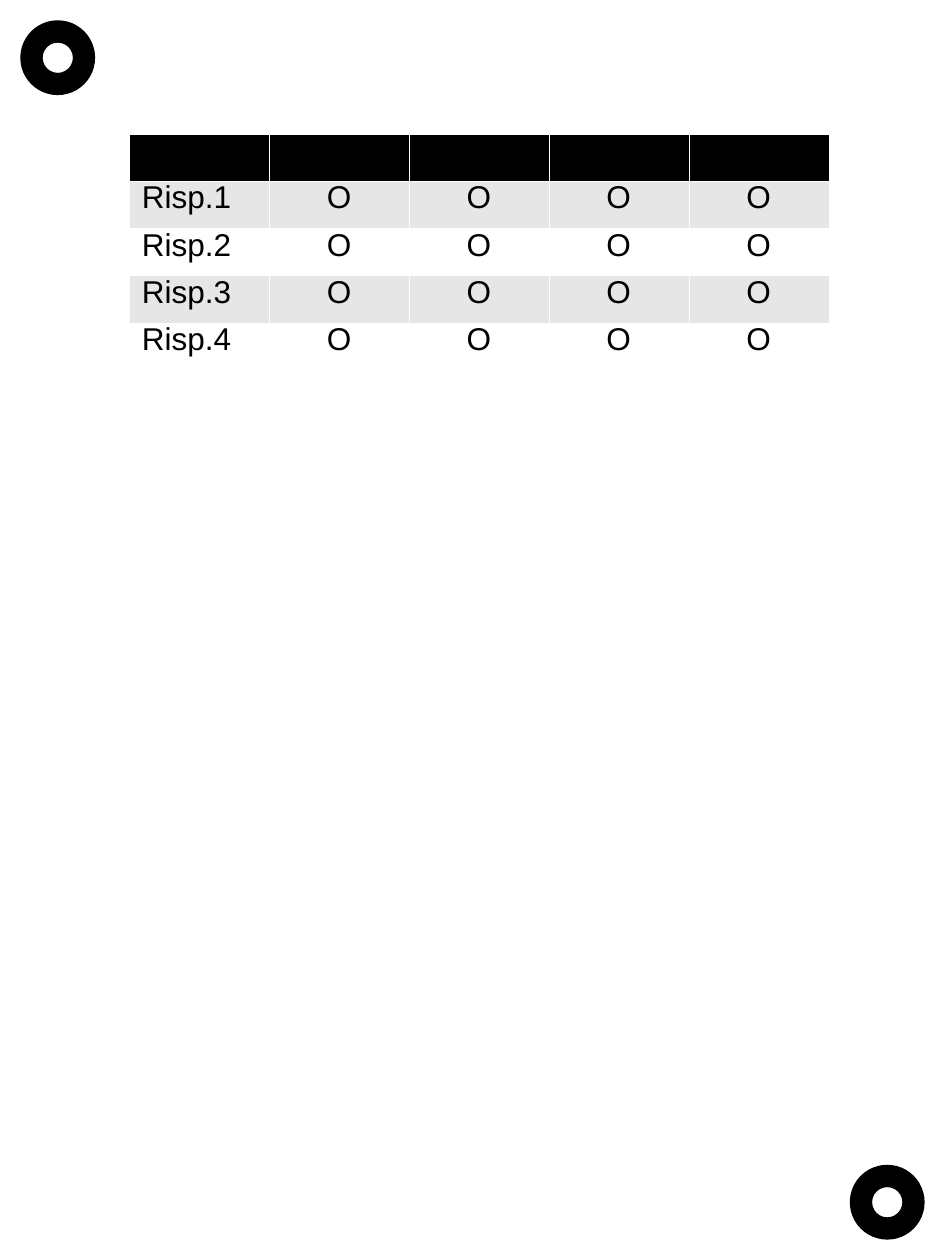
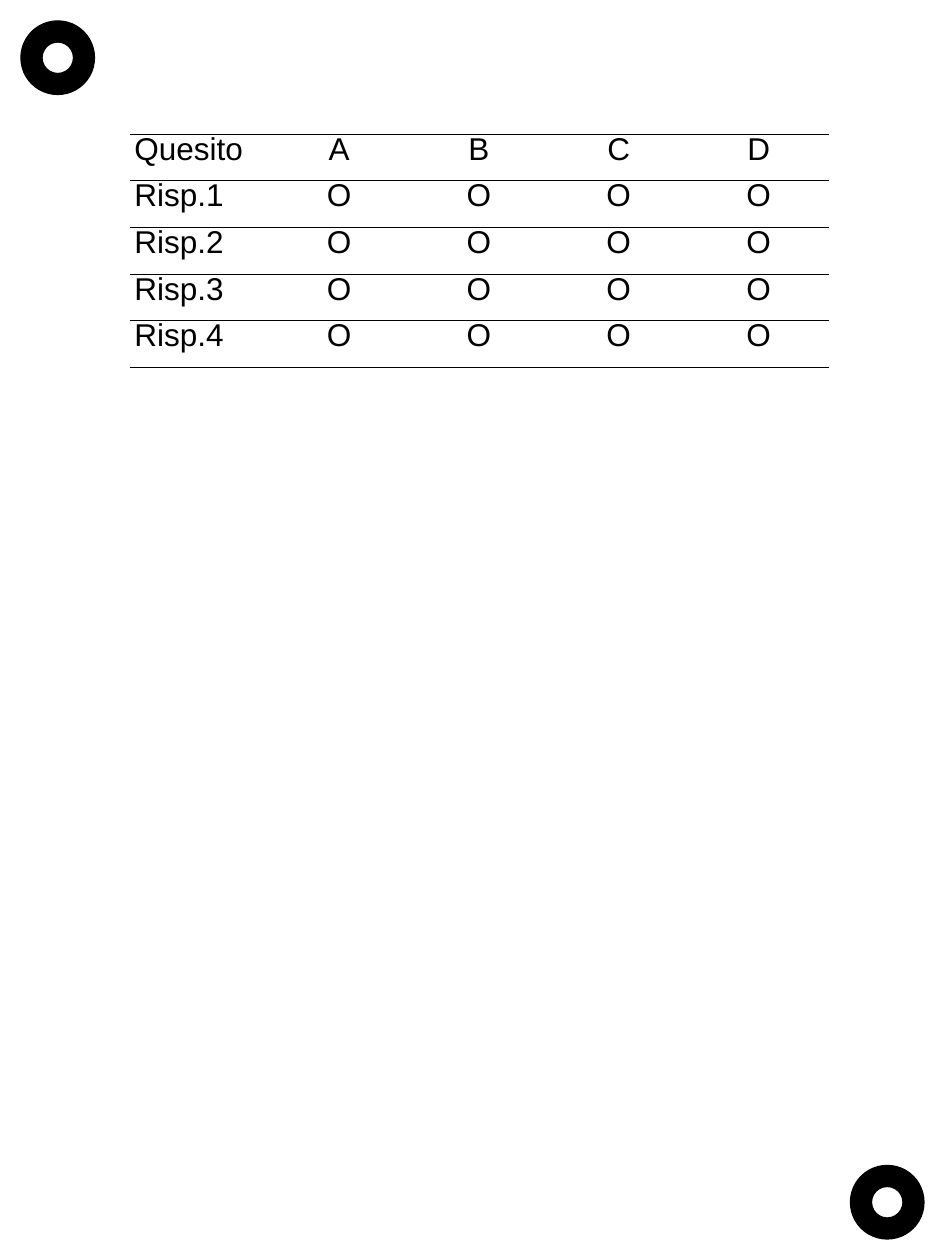
Before and after one commit to mohitdilwaria/checkmercurial, a slide deck: slide 1 of formscanner-main/src/main/resources/template/template1.ppt. Drawn at 945x1260 pixels with LibreOffice and Linux fonts; fonts in the diff are those of the drawing. Boxes give left, top, right and bottom in pixels: in the first picture for what was removed or moved away, otherwise in the second. Text is boxed around its words. In the diff, an @@ line names an element or a change of style, - is before the commit and + after.

```diff
--- a/formscanner-main/src/main/resources/template/template1.ppt
+++ b/formscanner-main/src/main/resources/template/template1.ppt
@@ table at (130,134,829,367) @@
@@ fill #000000 to none in row 1 @@
@@ fill #E6E6E6 to none in 10 cells @@
@@ fill #FFFFFF to none in 10 cells @@
@@ line spacing 0.76 to 0.71 @@
@@ borders changed @@
```
Also in this commit, not shown: 4 other files.
